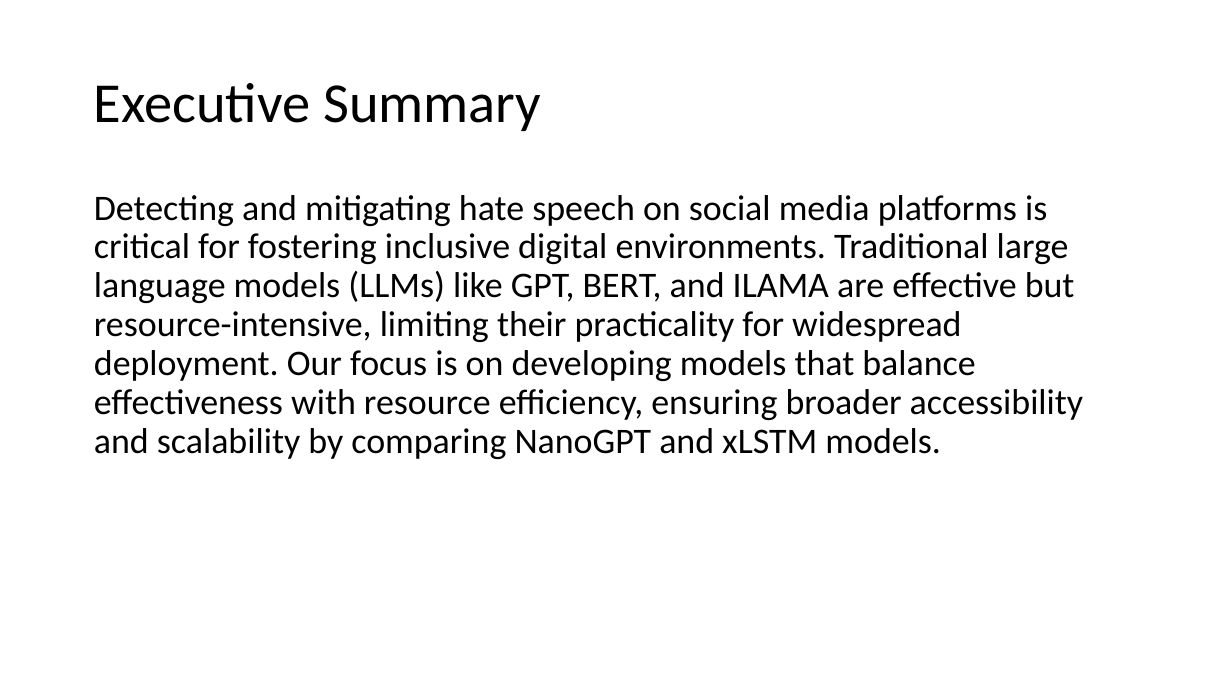
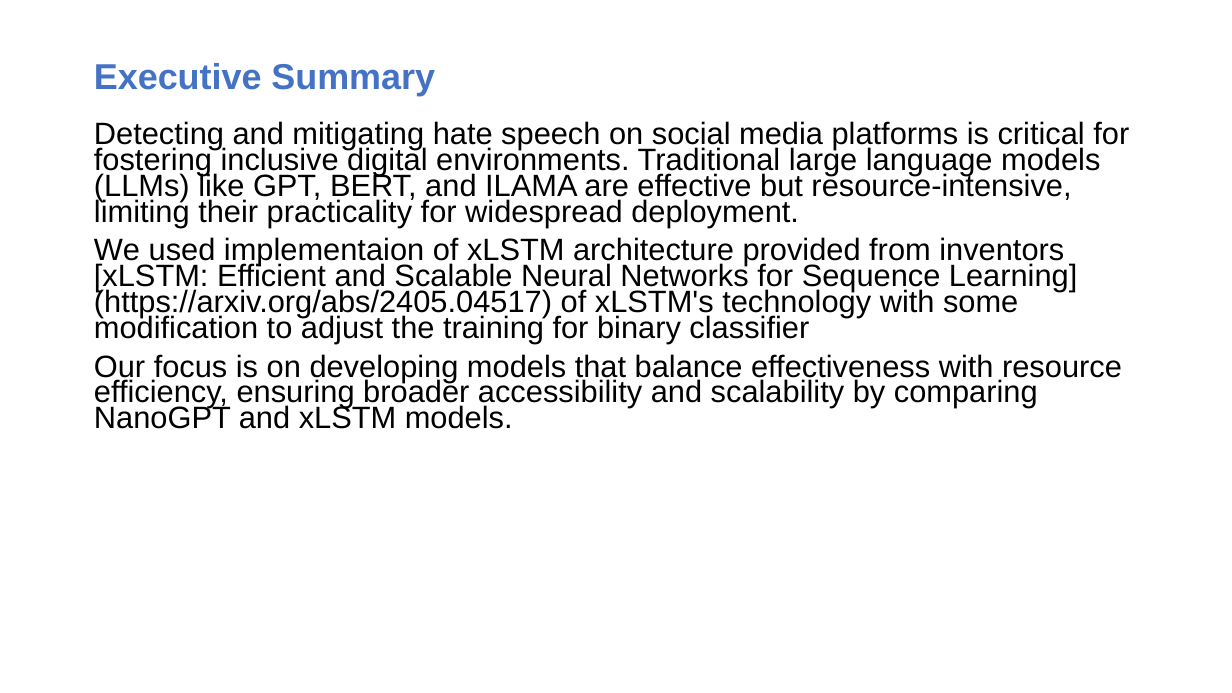
Before and after one commit to samson12193/xLSTM_Hate_Speech_Detector, a slide deck: slide 3 of Data Glacier Internship.pptx. Drawn at 1232x693 pixels with LibreOffice and Linux fonts; fonts in the diff are those of the drawing. Boxes give left, top, right and bottom in pixels: in the first picture for what was removed or moved away, otherwise in the second. Text is boxed around its words. In the diff, an @@ line names an element or a change of style, - is before the commit and + after.

Commit message:
Add files via upload
Updated file

```diff
--- a/Data Glacier Internship.pptx
+++ b/Data Glacier Internship.pptx
@@ title "Executive Summary" at [94,63,435,96]: size 44 to 28 pt, font Calibri to Arial, text colour #000000 to #4472C4, bold on @@
@@ text at [94,121,1129,429]: text changed; size 28 to 24 pt; font Calibri to Arial @@
-Detecting and mitigating hate speech on social media platforms is critical for fostering inclusive digital environments. Traditional large language models (LLMs) like GPT, BERT, and ILAMA are effective but resource-intensive, limiting their practicality for widespread deployment. Our focus is on developing models that balance effectiveness with resource efficiency, ensuring broader accessibility and scalability by comparing NanoGPT and xLSTM models.
+Detecting and mitigating hate speech on social media platforms is critical for fostering inclusive digital environments. Traditional large language models (LLMs) like GPT, BERT, and ILAMA are effective but resource-intensive, limiting their practicality for widespread deployment.
+We used implementaion of xLSTM architecture provided from inventors [xLSTM: Efficient and Scalable Neural Networks for Sequence Learning](https://arxiv.org/abs/2405.04517) of xLSTM's technology with some modification to adjust the training for binary classifier
+Our focus is on developing models that balance effectiveness with resource efficiency, ensuring broader accessibility and scalability by comparing NanoGPT and xLSTM models.
```
Also in this commit, not shown: 6 other slides changed, 7 slides added, 1 slide removed.
